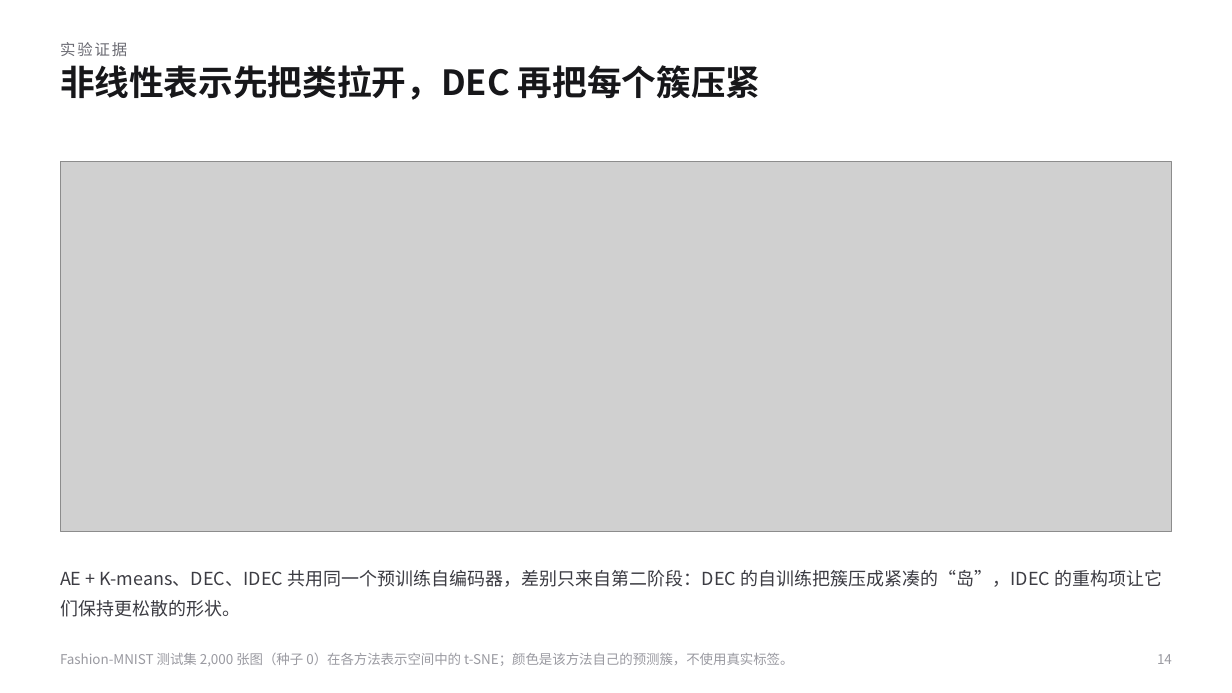
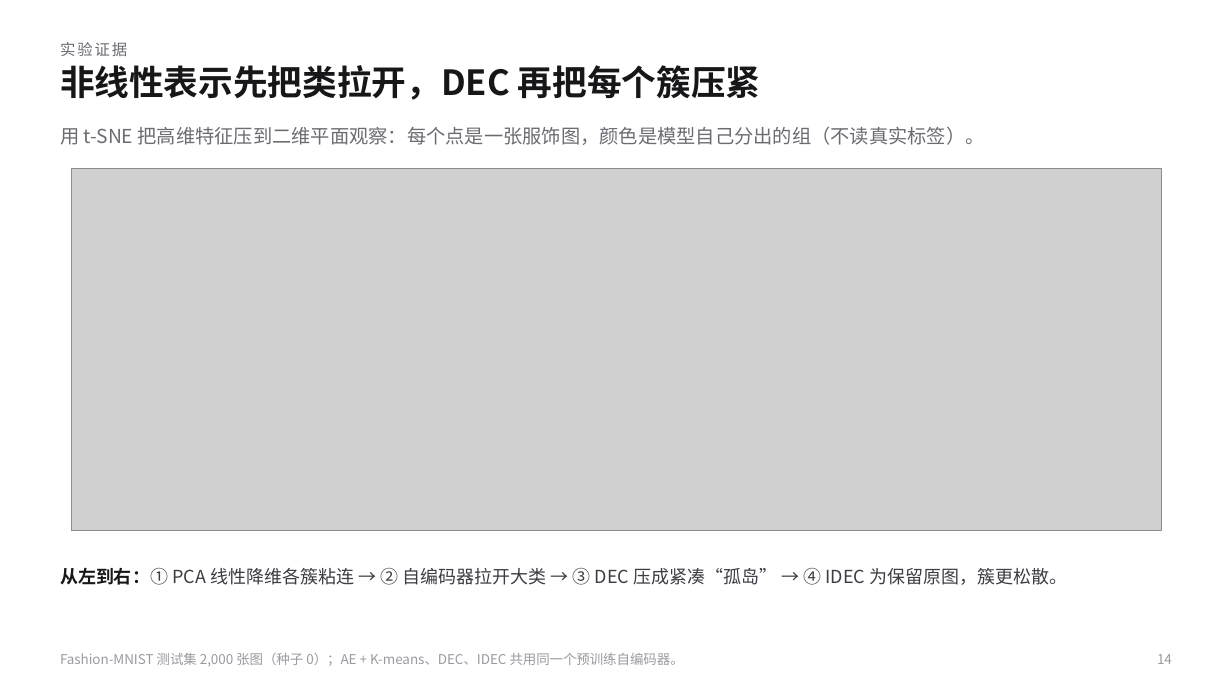
Before and after one commit to KQYaili/DeepClustering-Survey, a slide deck: slide 14 of presentation/deep-clustering-evolution-selection-guide.pptx. Drawn at 1232x693 pixels with LibreOffice and Linux fonts; fonts in the diff are those of the drawing; grey boxes stand for pictures. Boxes give left, top, right and bottom in pixels: in the first picture for what was removed or moved away, otherwise in the second. Text is boxed around its words. In the diff, an @@ line names an element or a change of style, - is before the commit and + after.

```diff
--- a/presentation/deep-clustering-evolution-selection-guide.pptx
+++ b/presentation/deep-clustering-evolution-selection-guide.pptx
@@ text added at [60, 126, 985, 145], 15 pt, text #6B6B73 @@
+用 t-SNE 把高维特征压到二维平面观察：每个点是一张服饰图，颜色是模型自己分出的组（不读真实标签）。
@@ picture: place and size @@
-picture at [60, 162, 1172, 531]
+picture at [71, 168, 1162, 531]
@@ text at [60, 568, 1067, 585]: text changed @@
-AE + K-means、DEC、IDEC 共用同一个预训练自编码器，差别只来自第二阶段：DEC 的自训练把簇压成紧凑的“岛”，IDEC 的重构项让它们保持更松散的形状。
+从左到右：① PCA 线性降维各簇粘连 → ② 自编码器拉开大类 → ③ DEC 压成紧凑“孤岛” → ④ IDEC 为保留原图，簇更松散。
@@ text at [60, 653, 684, 666]: text changed @@
-Fashion-MNIST 测试集 2,000 张图（种子 0）在各方法表示空间中的 t-SNE；颜色是该方法自己的预测簇，不使用真实标签。
+Fashion-MNIST 测试集 2,000 张图（种子 0）；AE + K-means、DEC、IDEC 共用同一个预训练自编码器。
```
Also in this commit, not shown: 28 other slides changed, 17 other files.
